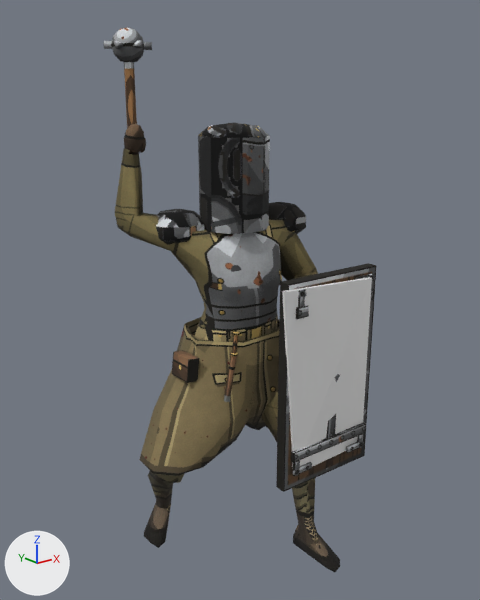
One commit to the Blender file tools/art/blend/shield.blend: the scene before it, then after it.
Rendered twice from a 50 mm camera at (-0.91, -1.177, 1.078) aimed at (-0.012, -0.054, 0.629). The lights are fixed; the arrows at lower left show +X, +Y and +Z. The older version comes first.

The first picture shows 'Accent', 'Body', 'Coat', 'Helmet', 'Hip', 'Shield', 'Weapon'.
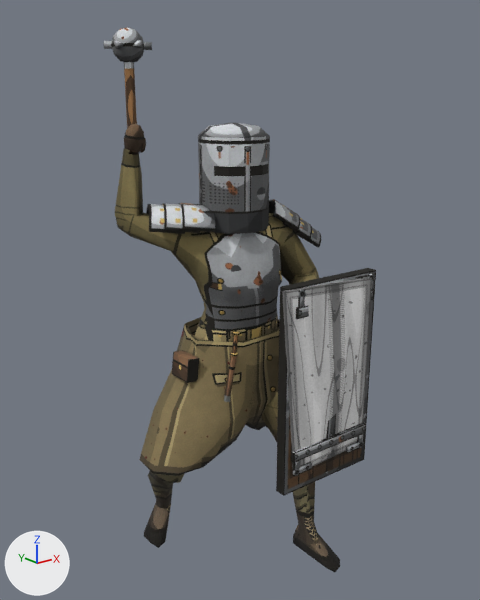
Where the change shows, as pixel boxes [x1, y1, x2, y2] in the pictures (480 x 600 px):
'Accent', recoloured, surface changed (darker)
    both: [282, 277, 372, 467]
'Helmet', reshaped (17% wider)
    before: [156, 122, 306, 245]
    after: [146, 122, 321, 247]
'Shield', reshaped
    before: [276, 263, 376, 492]
    after: [276, 268, 376, 496]
part 1 of me_helmet, rebuilt
    before: [269, 202, 306, 234]
    after: [283, 218, 312, 240]
part 2 of me_helmet, rebuilt
    before: [156, 209, 205, 245]
    after: [162, 203, 200, 233]
part 3 of me_helmet, added
    after: [269, 199, 300, 230]
part 4 of me_helmet, added
    after: [179, 203, 215, 232]
part 5 of me_helmet, added
    after: [293, 228, 321, 247]
part 6 of me_helmet, added
    after: [146, 204, 185, 234]
part 7 of me_helmet, surface changed (black to grey)
    both: [198, 122, 270, 234]

Edits to the bpy script that builds the scene:
```text
Add img_shield_accent:
    img_shield_accent = load_image('shield-Accent', '_unpacked/shield-Accent', 512, 512, 'sRGB')
Add mat_shieldaccent:
    mat_shieldaccent = principled_material('shieldAccent')
    mat_shieldaccent.texture = img_shield_accent
    mat_shieldaccent.roughness = 1.0
Change me_helmet:
    used by ob_helmet; location = (0.0, 0.0, 0.0)
    remove me_helmet.from_pydata(...)  # 130 vertices, 244 faces; spans x -0.179..0.184, y -0.098..0.096, z 0.75..1.016
    add me_helmet.from_pydata(...)  # 258 vertices, 484 faces; spans x -0.215..0.206, y -0.129..0.116, z 0.738..1.016
    me_helmet part 1: the loose piece of 34 vertices spanning x 0.059..0.184, y -0.097..0.029, z 0.75..0.836 is rebuilt with 28 vertices and now spans x 0.079..0.184, y -0.124..0.0, z 0.758..0.825
    me_helmet part 2: the loose piece of 34 vertices spanning x -0.179..-0.055, y -0.029..0.096, z 0.75..0.836 is rebuilt with 28 vertices and now spans x -0.188..-0.054, y -0.061..0.102, z 0.797..0.851
    me_helmet part 3: a new loose piece of 42 vertices spanning x 0.056..0.158, y -0.114..0.012, z 0.781..0.845, in mat_shieldhelmet (picture img_shield_helmet)
    me_helmet part 4: a new loose piece of 42 vertices spanning x -0.156..-0.026, y -0.077..0.086, z 0.798..0.85, in mat_shieldhelmet (picture img_shield_helmet)
    me_helmet part 5: a new loose piece of 28 vertices spanning x 0.101..0.206, y -0.129..-0.011, z 0.738..0.806, in mat_shieldhelmet (picture img_shield_helmet)
    me_helmet part 6: a new loose piece of 28 vertices spanning x -0.215..-0.083, y -0.045..0.116, z 0.796..0.85, in mat_shieldhelmet (picture img_shield_helmet)
    me_helmet part 7: 116 kept faces spanning x -0.08..0.071, y -0.098..0.052, z 0.791..1.016 get new texture (UV) coordinates
Change me_shield:
    used by ob_shield; location = (0.0, 0.0, 0.0)
    remove me_shield.from_pydata(...)  # 142 vertices, 228 faces; spans x -0.025..0.236, y -0.254..-0.201, z 0.224..0.706
    add me_shield.from_pydata(...)  # 142 vertices, 228 faces; spans x -0.025..0.236, y -0.254..-0.201, z 0.213..0.696
    me_shield part 8: the loose piece of 8 vertices spanning x -0.025..0.236, y -0.235..-0.201, z 0.224..0.706 is moved by (0.0, 0.0, -0.01)
Change me_accent:
    where me_accent.from_pydata(...)  # 8 vertices, 12 faces; spans x -0.039..0.225, y -0.27..-0.223, z 0.261..0.694
    used by ob_accent; location = (0.0, 0.0, 0.0)
    remove me_accent.materials.append(mat_accent)  # white #e7e7e7
    me_accent part 9: texture (UV) coordinates changed
    add me_accent.materials.append(mat_shieldaccent)  # picture img_shield_accent
```
